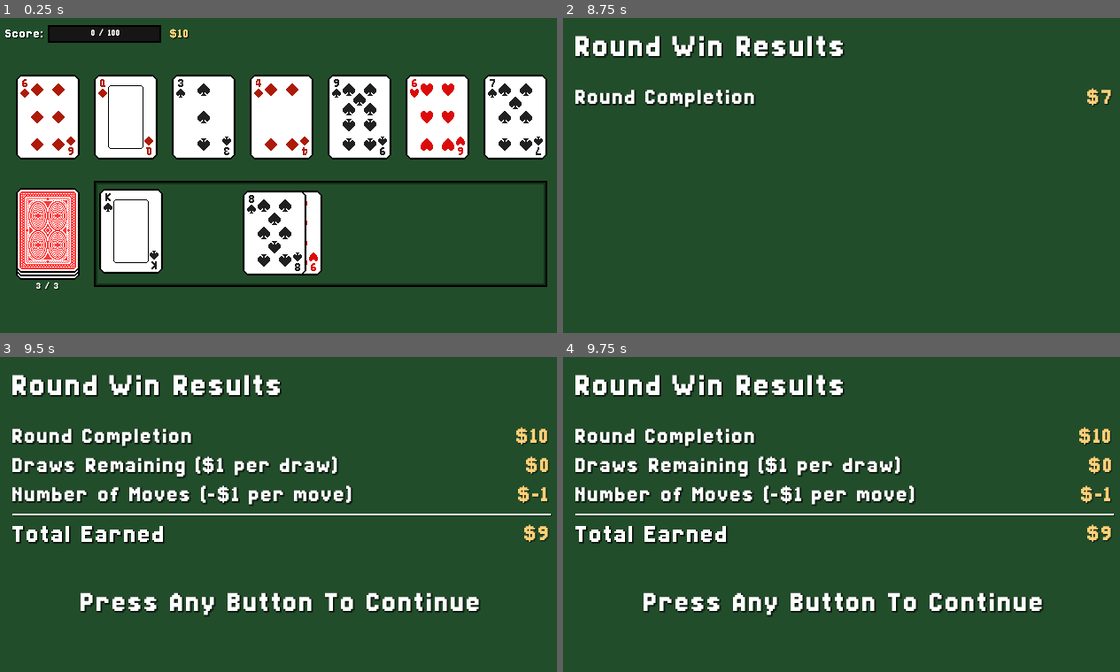
Above: before the commit, frames 1-4 (two rows, left to right).
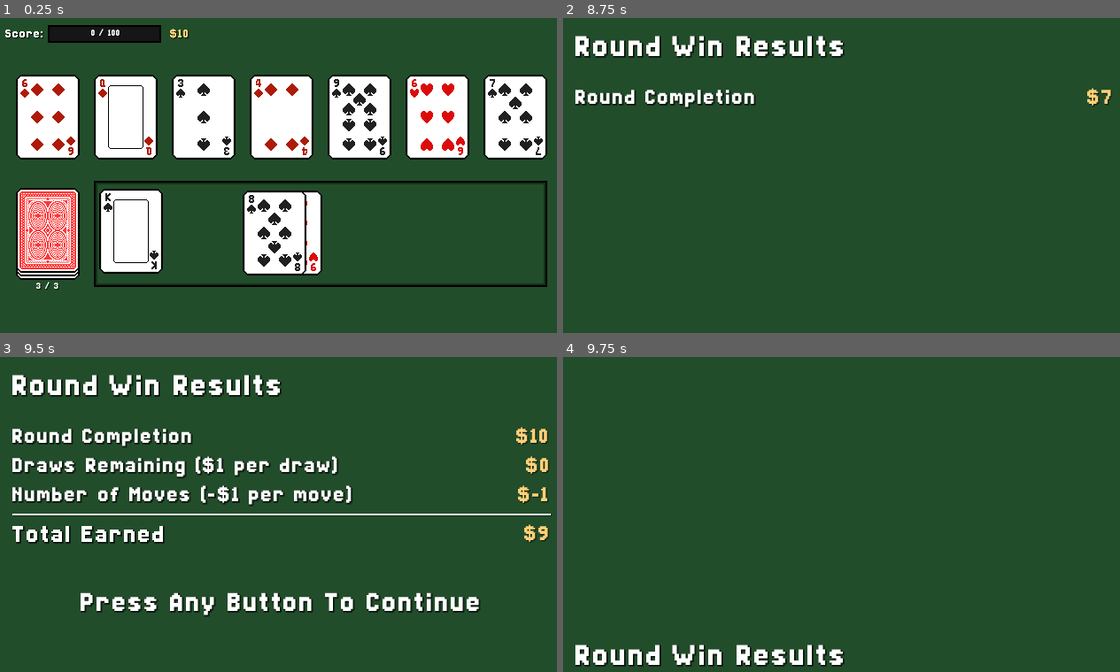
Above: after the commit, the same moments.

Repository: AyyBee123/Oristaile
Game: Godot game, scene res://Scenes/encounter.tscn
Two runs of this game, one before a commit and one after it. Both use one fixed random seed, a clock stepped at 60 frames per second and the inputs below.
Inputs (mouse positions are in pixels of both pictures, inside the frame that each line leads up to):
- Up to frame 1 (0.25 s): no input
- Up to frame 2 (8.75 s): click "3 / 3" at 0.5 s; click "2 / 3" at 1.25 s; click "1 / 3" at 2 s; click "0 / 3" at 2.75 s; click "0 / 3" at 3.5 s; click "0 / 3" at 4.25 s; tap Enter at 5, 7.25 s; drag from (702, 235) to (902, 106) at 5.02 s; drag from (724, 235) to (813, 241) at 5.77 s; tap Space at 6.5 s; move the mouse to (746, 235) at 6.52 s; press the mouse at (746, 235) at 6.53 s; release the mouse at (746, 235) at 7.25 s; drag from (774, 235) to (674, 128) at 7.27 s; move the mouse to (1014, 225) at 8.02 s; press the mouse at (1014, 225) at 8.03 s
- Up to frame 3 (9.5 s): release the mouse at (451, 564) at 8.75 s; drag from (111, 467) to (194, 435) at 8.77 s
- Up to frame 4 (9.75 s): tap Enter at 9.5 s; move the mouse to (874, 517) at 9.52 s; press the mouse at (874, 517) at 9.53 s

Frames 1-3 are identical in both runs. In frame 4, 13% of the frame differs, in the area x 2-100%, y 5-99%.

Commit message:
added blank shop

Diff:
--- a/Scenes/encounter.tscn
+++ b/Scenes/encounter.tscn
@@ -16,6 +16,7 @@
 points_to_win = 100
 
 [node name="EncounterControl" type="Control" parent="." unique_id=1977854810]
+unique_name_in_owner = true
 layout_mode = 3
 anchors_preset = 8
 anchor_left = 0.5
@@ -508,5 +509,36 @@
 horizontal_alignment = 1
 vertical_alignment = 1
 
+[node name="ShopControl" type="Control" parent="." unique_id=553915089]
+unique_name_in_owner = true
+layout_mode = 3
+anchor_left = 0.5
+anchor_top = 0.5
+anchor_right = 0.5
+anchor_bottom = 0.5
+offset_left = -320.0
+offset_top = -180.0
+offset_right = 320.0
+offset_bottom = 180.0
+grow_horizontal = 2
+grow_vertical = 2
+
+[node name="Background" type="ColorRect" parent="ShopControl" unique_id=1230562900]
+z_index = -1
+layout_mode = 1
+anchors_preset = 8
+anchor_left = 0.5
+anchor_top = 0.5
+anchor_right = 0.5
+anchor_bottom = 0.5
+offset_left = -320.0
+offset_top = -180.0
+offset_right = 320.0
+offset_bottom = 180.0
+grow_horizontal = 2
+grow_vertical = 2
+mouse_filter = 2
+color = Color(0.13333334, 0.3019608, 0.16470589, 1)
+
 [connection signal="mouse_entered" from="EncounterControl/DeckContainer/DeckPanel" to="EncounterControl/DeckContainer/DeckPanel" method="_on_mouse_entered"]
 [connection signal="mouse_exited" from="EncounterControl/DeckContainer/DeckPanel" to="EncounterControl/DeckContainer/DeckPanel" method="_on_mouse_exited"]
--- a/Scripts/Game/encounter.gd
+++ b/Scripts/Game/encounter.gd
@@ -16,6 +16,8 @@
 @onready var total_container: HBoxContainer = %TotalContainer
 @onready var empty_space: ColorRect = %"Empty Space"
 @onready var continue_label: Label = %ContinueLabel
+@onready var encounter_control: Control = %EncounterControl
+@onready var shop_control: Control = %ShopControl
 
 const CARD_SPACING: float = 36.0
 const DRAW_BUFFER: float = 0.1
@@ -40,6 +42,9 @@
 
 
 func _ready() -> void:
+	encounter_control.visible = true
+	shop_control.visible = false
+
 	current_draws = RunData.draws_per_round
 	points_progress_bar.max_value = points_to_win
 
@@ -306,6 +311,15 @@
 	)
 
 
+func transition_to_shop() -> void:
+	var shop_tween: Tween = create_tween()
+	shop_tween.tween_callback(func():
+		shop_control.visible = true
+		encounter_control.visible = false
+	)
+	shop_tween.tween_property(self, "offset:y", 0, 0.5).set_ease(Tween.EASE_OUT).set_trans(Tween.TRANS_CUBIC)
+
+
 func _input(event: InputEvent) -> void:
 	if event is InputEventMouseButton or event is InputEventKey or event is InputEventJoypadButton:
 		if event.pressed and win_tween and win_tween.is_running() and can_skip_tween:
@@ -313,6 +327,6 @@
 			win_tween.custom_step(INF)
 			get_viewport().set_input_as_handled()
 		elif event.pressed and can_continue:
-			print("hi")
+			transition_to_shop()
 			can_continue = false
 			get_viewport().set_input_as_handled()
